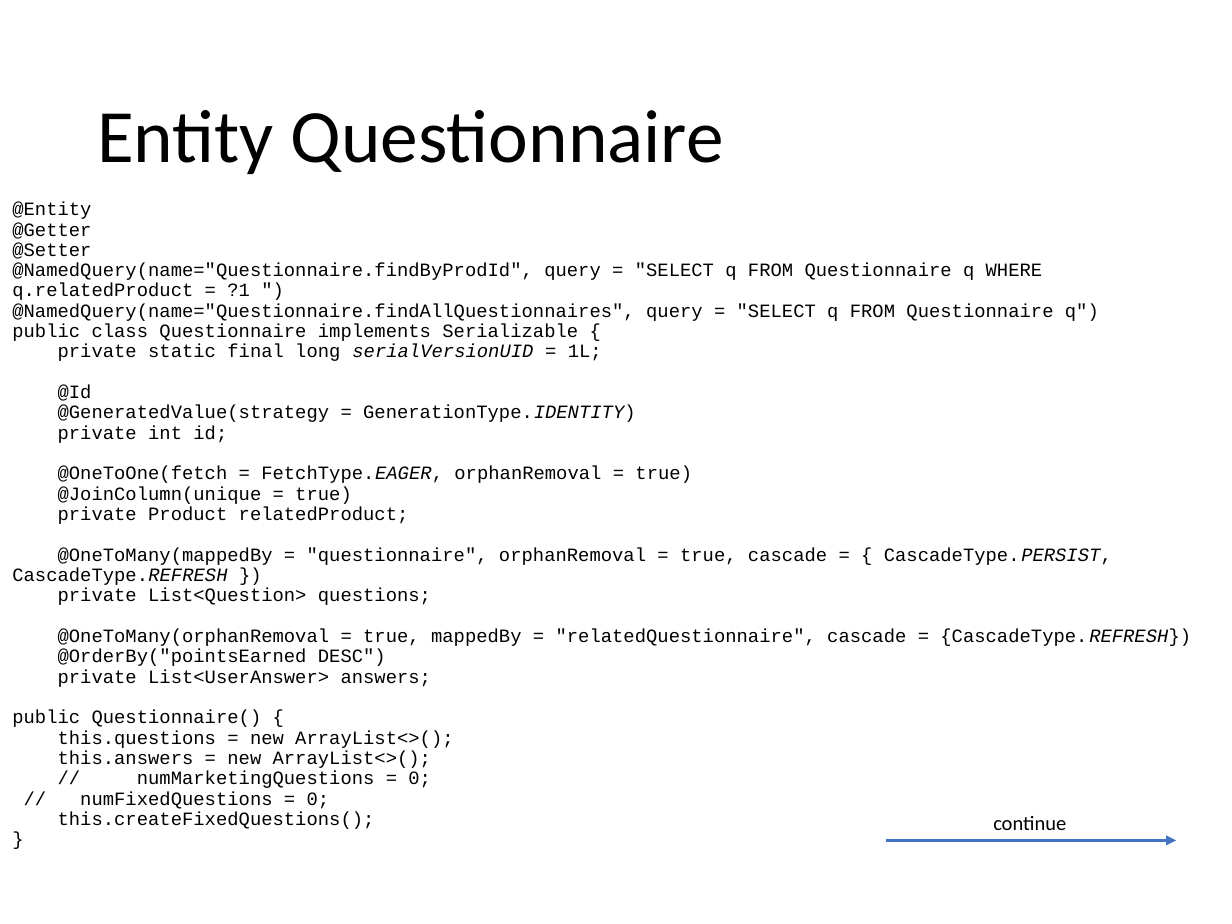
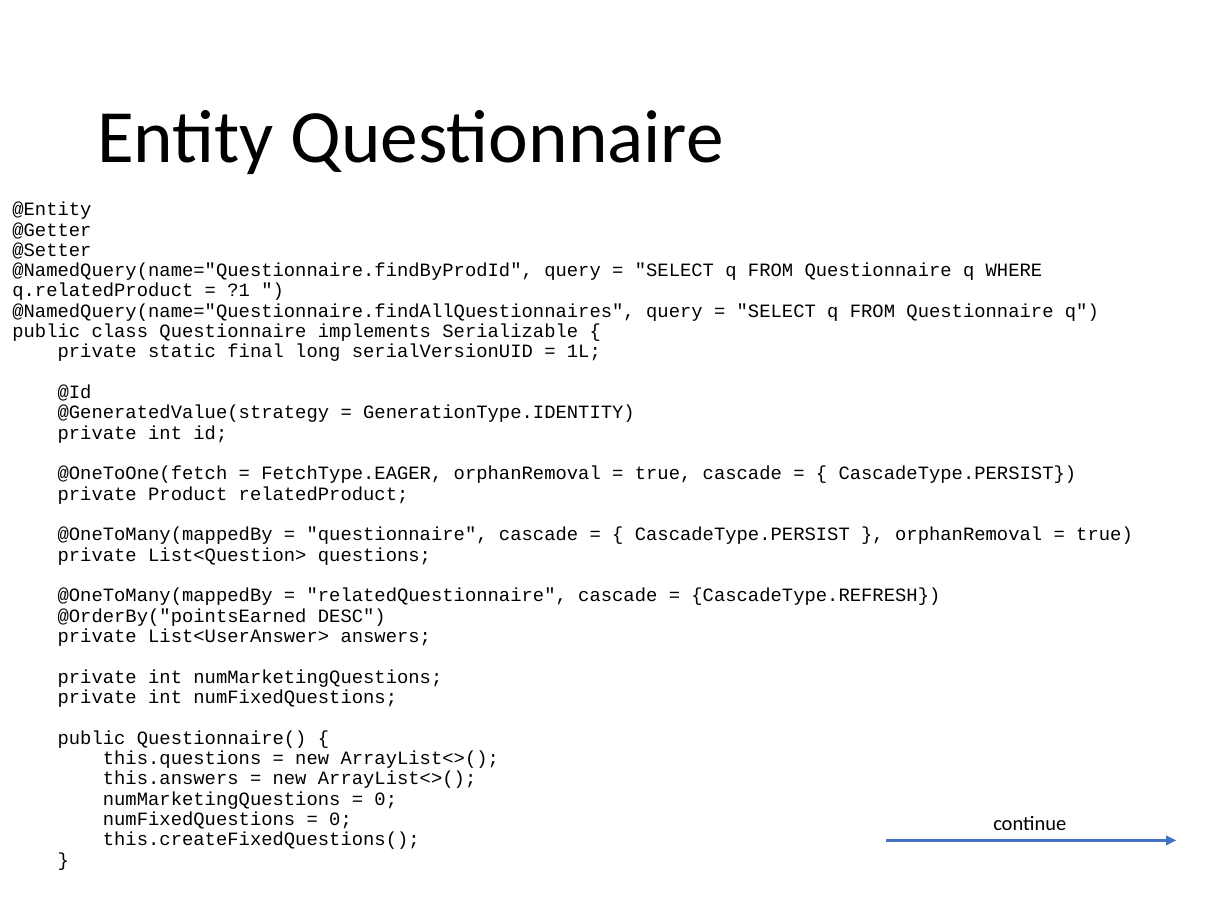
Before and after one commit to catonzio/DB2project, a slide deck: slide 11 of DB2project.pptx (slide 15 before the commit). Drawn at 1232x924 pixels with LibreOffice and Linux fonts; fonts in the diff are those of the drawing. Boxes give left, top, right and bottom in pixels: in the first picture for what was removed or moved away, otherwise in the second. Text is boxed around its words. In the diff, an @@ line names an element or a change of style, - is before the commit and + after.

```diff
--- a/DB2project.pptx
+++ b/DB2project.pptx
@@ text at <box>12,202,1133,849</box>: text changed @@
-@Entity
-@Getter
-@Setter
-@NamedQuery(name="Questionnaire.findByProdId", query = "SELECT q FROM Questionnaire q WHERE q.relatedProduct = ?1 ")
-@NamedQuery(name="Questionnaire.findAllQuestionnaires", query = "SELECT q FROM Questionnaire q")
-public class Questionnaire implements Serializable {
-private static final long serialVersionUID = 1L;
-@Id
-@GeneratedValue(strategy = GenerationType.IDENTITY)
-private int id;
-@OneToOne(fetch = FetchType.EAGER, orphanRemoval = true)
-@JoinColumn(unique = true)
-private Product relatedProduct;
-@OneToMany(mappedBy = "questionnaire", orphanRemoval = true, cascade = { CascadeType.PERSIST, CascadeType.REFRESH })
-private List<Question> questions;
-@OneToMany(orphanRemoval = true, mappedBy = "relatedQuestionnaire", cascade = {CascadeType.REFRESH})
-@OrderBy("pointsEarned DESC")
-private List<UserAnswer> answers;
-public Questionnaire() {
-this.questions = new ArrayList<>();
-this.answers = new ArrayList<>();
-// numMarketingQuestions = 0;
-// numFixedQuestions = 0;
-this.createFixedQuestions();
-}
+@Entity
+@Getter
+@Setter
+@NamedQuery(name="Questionnaire.findByProdId", query = "SELECT q FROM Questionnaire q WHERE q.relatedProduct = ?1 ")
+@NamedQuery(name="Questionnaire.findAllQuestionnaires", query = "SELECT q FROM Questionnaire q")
+public class Questionnaire implements Serializable {
+private static final long serialVersionUID = 1L;
+@Id
+@GeneratedValue(strategy = GenerationType.IDENTITY)
+private int id;
+@OneToOne(fetch = FetchType.EAGER, orphanRemoval = true, cascade = { CascadeType.PERSIST})
+private Product relatedProduct;
+@OneToMany(mappedBy = "questionnaire", cascade = { CascadeType.PERSIST }, orphanRemoval = true)
+private List<Question> questions;
+@OneToMany(mappedBy = "relatedQuestionnaire", cascade = {CascadeType.REFRESH})
+@OrderBy("pointsEarned DESC")
+private List<UserAnswer> answers;
+private int numMarketingQuestions;
+private int numFixedQuestions;
+public Questionnaire() {
+this.questions = new ArrayList<>();
+this.answers = new ArrayList<>();
+numMarketingQuestions = 0;
+numFixedQuestions = 0;
+this.createFixedQuestions();
+}
```
Also in this commit, not shown: 12 other slides changed, 4 slides added, 11 slides removed, 14 other files.
